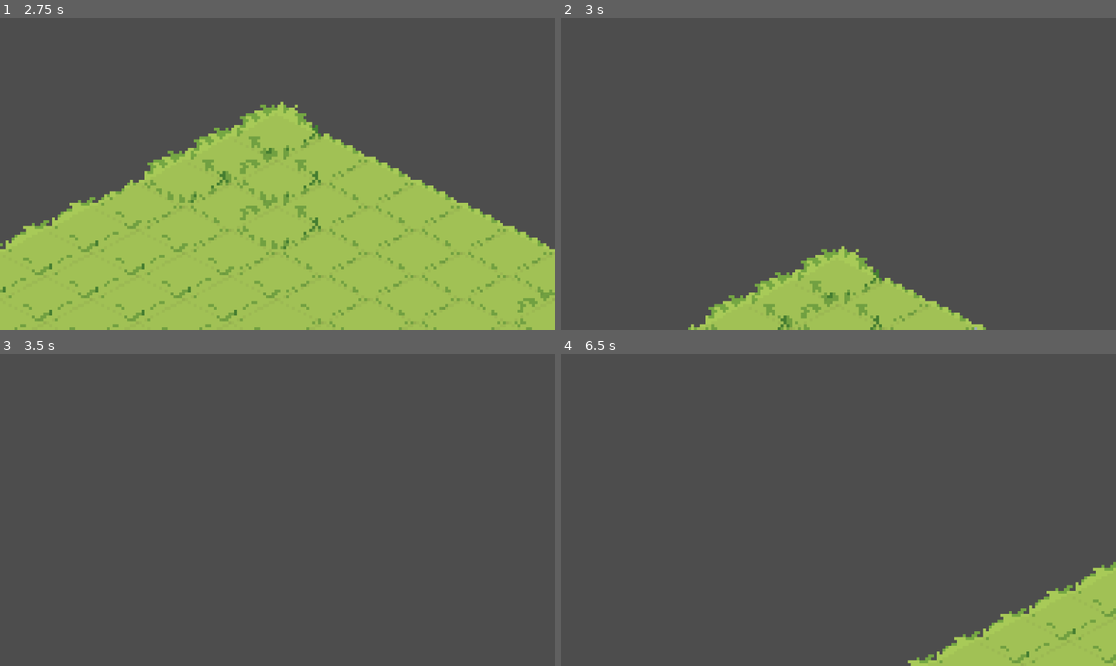
Above: before the commit, frames 1-4 (two rows, left to right).
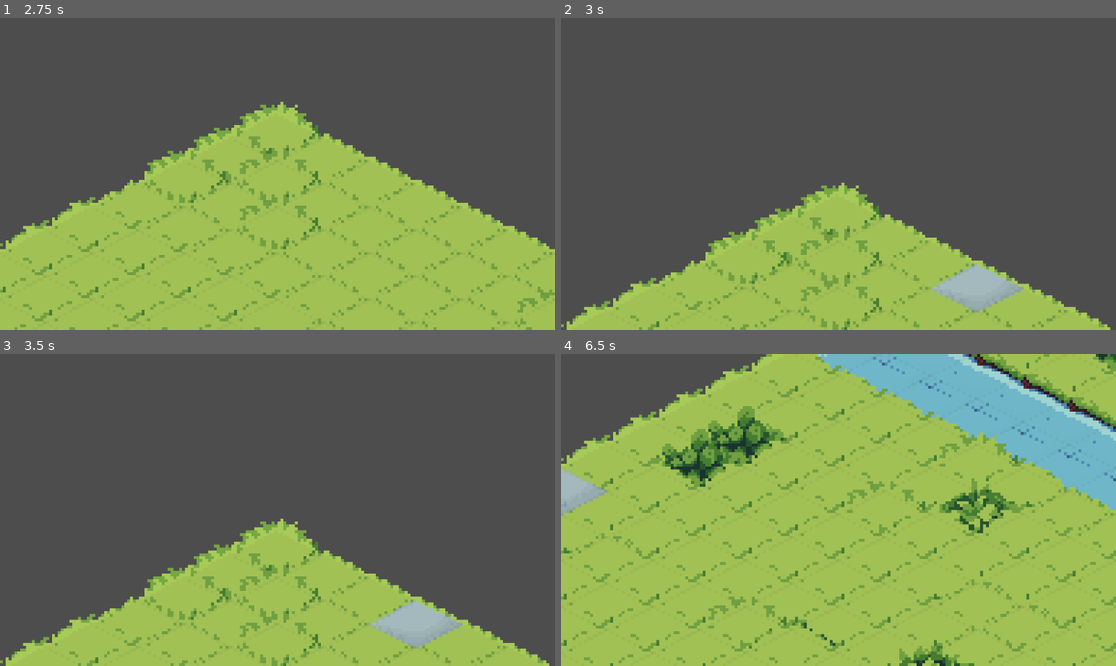
Above: after the commit, the same moments.

Repository: agh-cs-imbeciles/heralds-of-war
Game: Godot game, scene res://scenes/ui/menu/menu.tscn
Same seed, same stepped clock (60 frames per second), same inputs: the game is played once before the commit and once after it.
Inputs (mouse positions are in pixels of both pictures, inside the frame that each line leads up to):
- Up to frame 1 (2.75 s): click "START GAME" at 0.5 s; click "Match 1" at 1.25 s; move the mouse to (249, 236) at 2.02 s; hold Up from 2.03 s (still down); click (249, 236) at 2.17 s
- Up to frame 2 (3 s): keep holding Up; move the mouse to (1005, 220) at 2.77 s
- Up to frame 3 (3.5 s): keep holding Up
- Up to frame 4 (6.5 s): tap Enter at 3.5 s; move the mouse to (672, 463) at 3.52 s; release Up at 3.53 s; hold Left 3.53-5.03 s; move the mouse to (866, 510) at 4.27 s; click (866, 510) at 4.42 s; tap Space at 5 s; move the mouse to (755, 432) at 5.02 s; hold Down 5.03-5.78 s; move the mouse to (960, 494) at 5.77 s; hold Right from 5.78 s (still down)

Frame 1 is identical in both runs. In frame 2, 18% of the frame differs, in the area x 0-99%, y 52-100%; in frame 3, 23%; in frame 4, 89%, in the area x 0-100%, y 0-100%.

Commit message:
Feat: Bound camera to board

Diff:
--- a/src/ui/camera.gd
+++ b/src/ui/camera.gd
@@ -9,7 +9,38 @@
 @export var move_by_keyboad := true
 @export_range(0, 100, 1) var edge_activation_threshold = 8
 @export_range(0, 2000, 10) var move_speed = 200
+@export var bound_offset := 16
 
+var bound: Rect2i
+
+@onready var board: Board = $"../TerrainTileMap"
+
+
+func _ready() -> void:
+	var board_rect := board.get_used_rect()
+	var board_start_local := __to_local(board_rect.position)
+	var board_end_local := __to_local(board_rect.end - Vector2i.ONE)
+	var board_start_sec_diag_local := __to_local(
+		Vector2(board_rect.position.x, board_rect.end.y - 1)
+	)
+	var board_end_sec_diag_local := __to_local(
+		Vector2(board_rect.end.x - 1, board_rect.position.y)
+	)
+
+	var bound_start := Vector2i(
+			board_start_sec_diag_local.x,
+			board_start_local.y
+		) - bound_offset * Vector2i.ONE
+	var bound_end := Vector2i(
+			board_end_sec_diag_local.x,
+			board_end_local.y
+		) + bound_offset * Vector2i.ONE
+
+	bound = Rect2i(bound_start, bound_end - bound_start)
+
+
+func __to_local(pos: Vector2i) -> Vector2i:
+	return Vector2i(board.map_to_local(pos))
 
 func _process(delta: float) -> void:
 	var controller = 0
@@ -23,7 +54,8 @@
 	# Normalise and move
 	if direction != Vector2.ZERO:
 		direction = direction.normalized()
-		global_position += direction * move_speed * delta
+		global_position = (global_position + direction * move_speed * delta) \
+			.clamp(bound.position, bound.end)
 
 
 func get_camera_movement(controller: int) -> Vector2:
